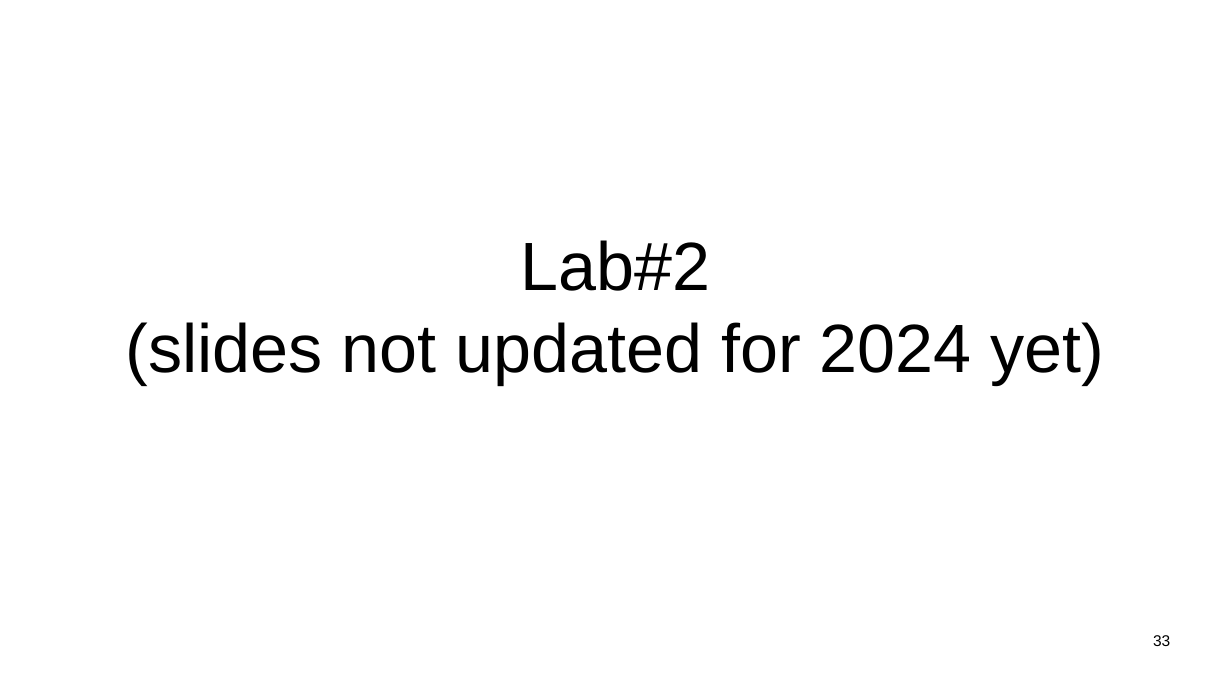
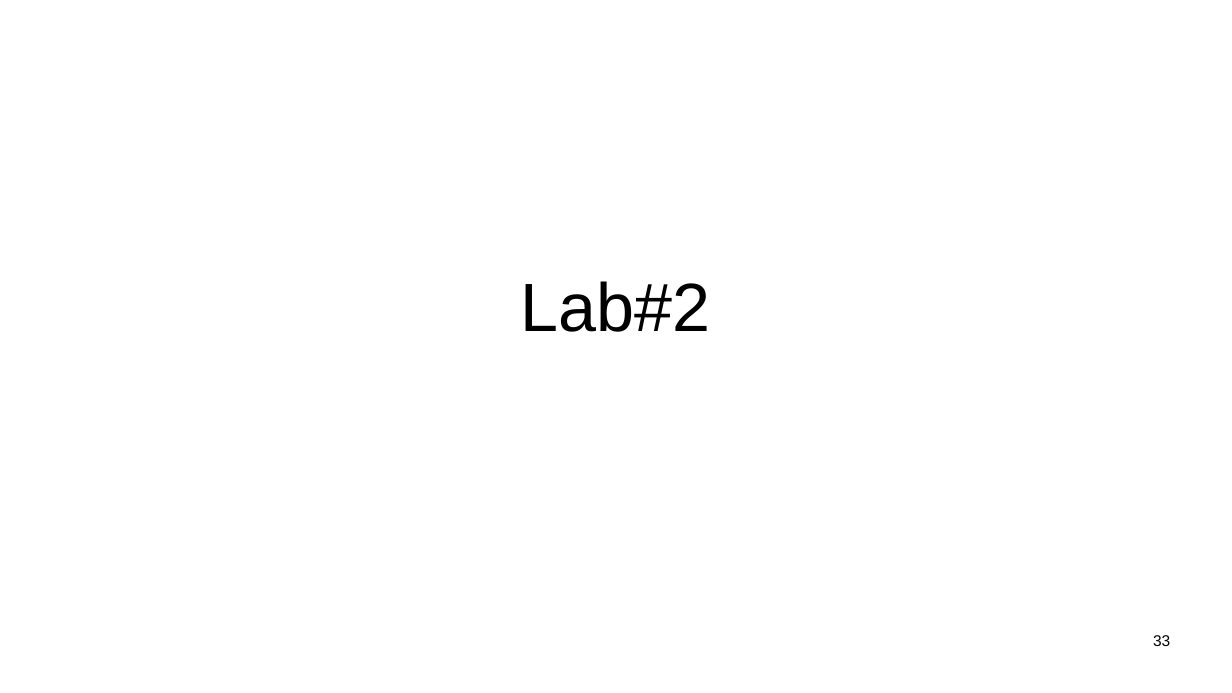
Before and after one commit to sftcd/witidtm, a slide deck: slide 33 of lectures/2024-2025/labs.odp. Drawn at 1232x693 pixels with LibreOffice and Linux fonts; fonts in the diff are those of the drawing. Boxes give left, top, right and bottom in pixels: in the first picture for what was removed or moved away, otherwise in the second. Text is boxed around its words. In the diff, an @@ line names an element or a change of style, - is before the commit and + after.

```diff
--- a/lectures/2024-2025/labs.odp
+++ b/lectures/2024-2025/labs.odp
@@ title at (521, 281, 711, 332): text changed @@
-Lab#2
-(slides not updated for 2024 yet)
+Lab#2
```
Also in this commit, not shown: 6 other slides changed, 8 slides added, 3 other files.
